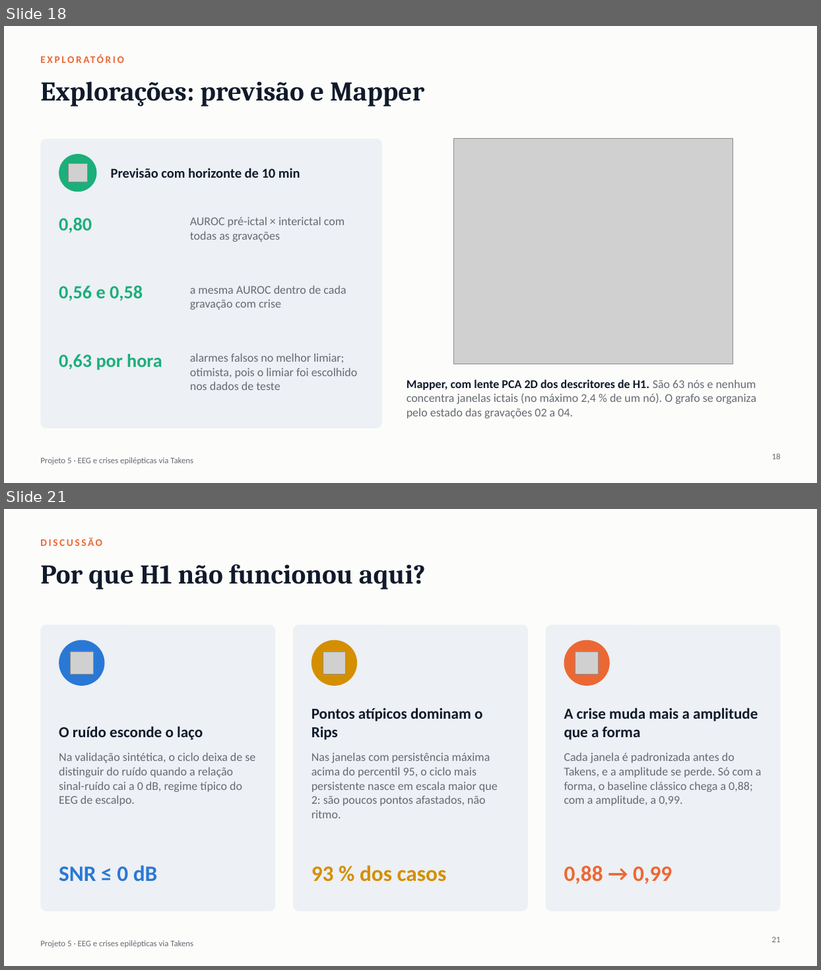
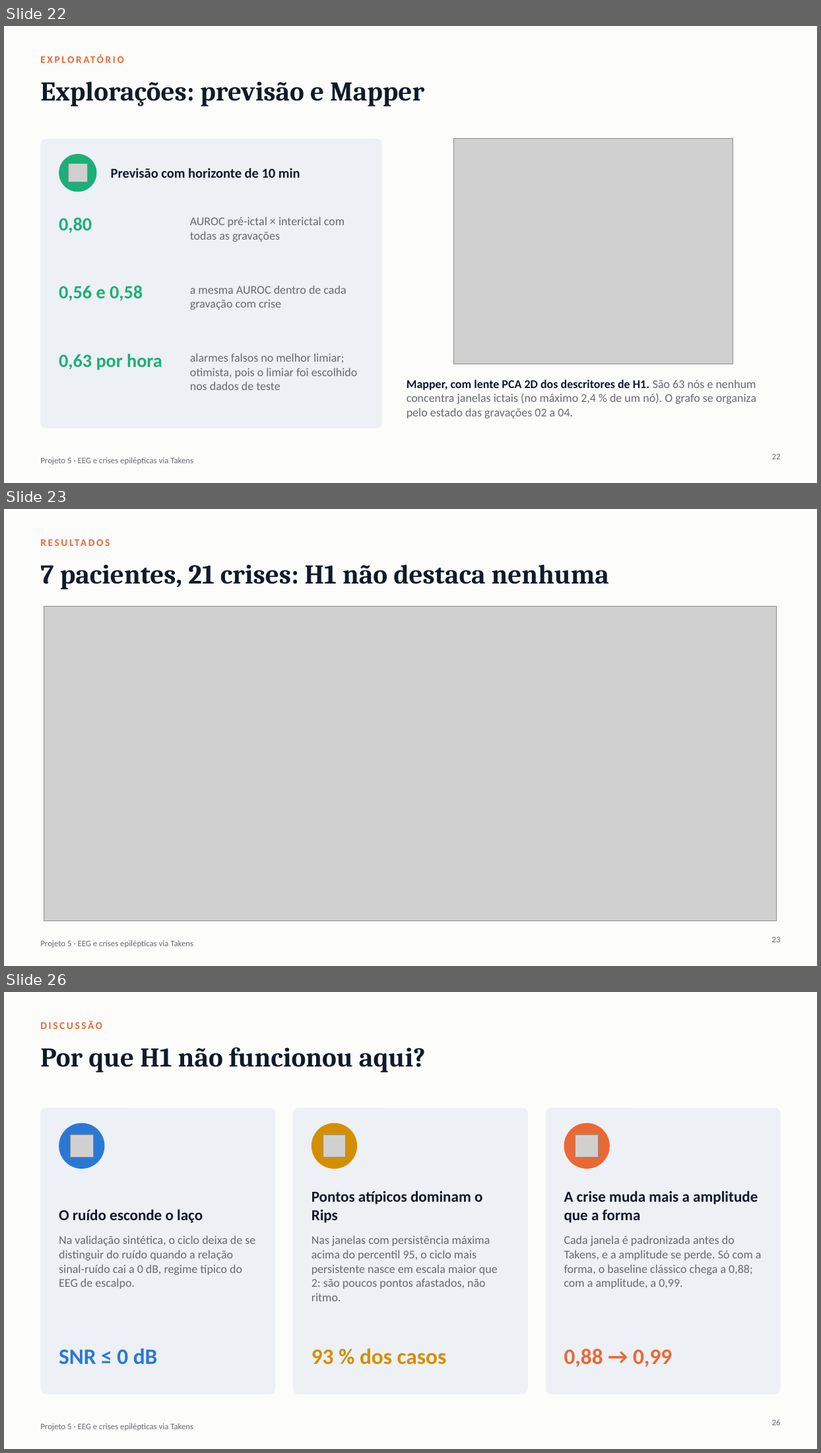
Before and after one commit to emiliodl/trab_final_atd, a slide deck: apresentacao_projeto5_tda.pptx. Shown one above the other, each under a label of ours: slides 18 and 21 before the commit, slides 22, 23 and 26 after it; the slides between them are not shown. The pictures are 821x970 and 821x1453 pixels, drawn with LibreOffice and Linux fonts; fonts in the diff are those of the drawing; grey boxes stand for pictures. Boxes give left, top, right and bottom in pixels: in the first picture for what was removed or moved away, otherwise in the second. Text is boxed around its words. In the diff, an @@ line names an element or a change of style, - is before the commit and + after.

```diff
--- a/apresentacao_projeto5_tda.pptx
+++ b/apresentacao_projeto5_tda.pptx
@@ slide 23 added at <box>4,509,817,966</box>, background #FCFCFB; not listed: 1 template element that a slide beside it also shows @@
@@ text added at <box>40,537,589,555</box>, 12 pt, text #EB6834, bold @@
+RESULTADOS
@@ title added at <box>40,564,609,590</box>, 32 pt, text #101A2B, bold @@
+7 pacientes, 21 crises: H1 não destaca nenhuma
@@ picture added at <box>44,607,778,921</box> @@
@@ page number added at <box>772,937,781,943</box>, 10 pt, text #666A72 @@
+23
@@ what was slide 18 is now slide 22 @@
@@ page number at <box>772,454,781,460</box>: text changed @@
-18
+22
@@ what was slide 21 is now slide 26 @@
@@ page number at <box>772,1420,781,1426</box>: text changed @@
-21
+26
```
Also in this commit, not shown: 5 slides changed, 5 other slides added, 1 slide removed, 58 other files.
